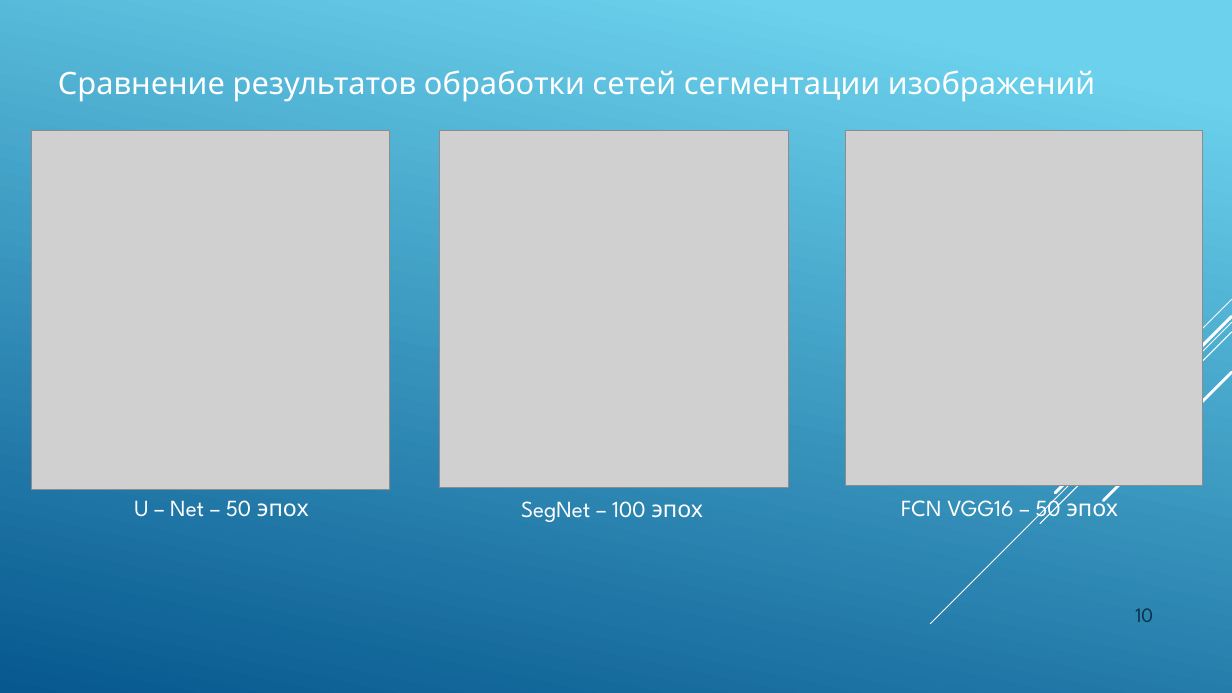
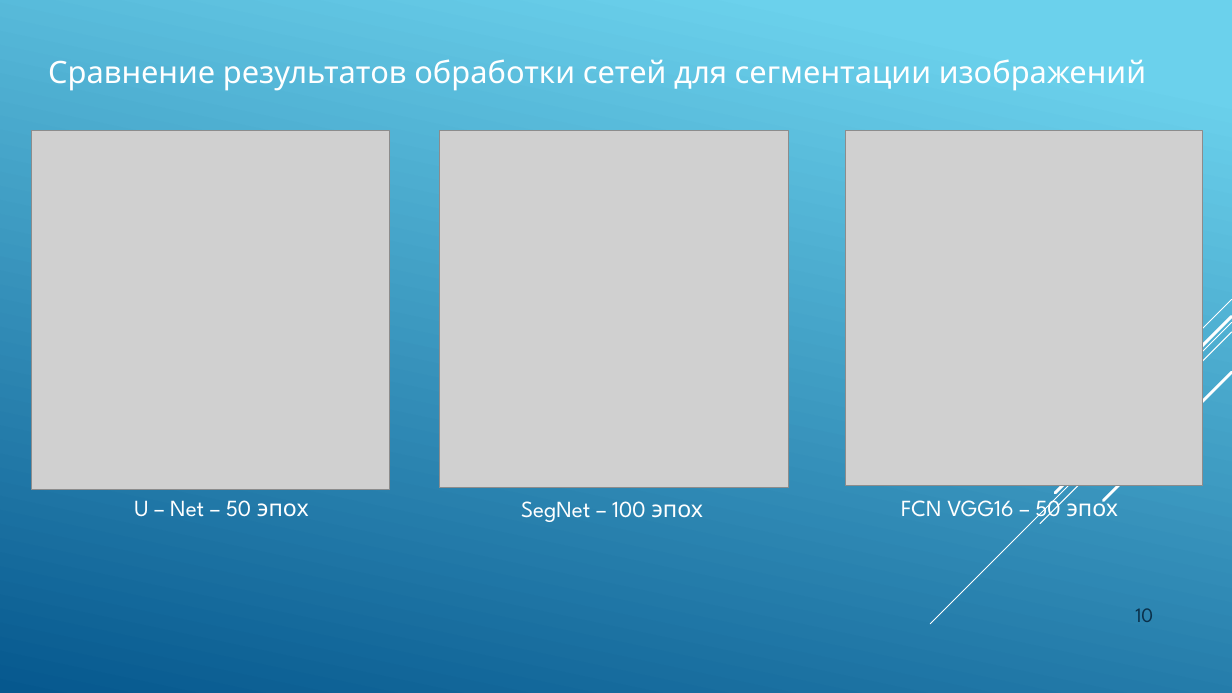
Before and after one commit to JacKira/Airbus_ship_detection, a slide deck: slide 10 of Отчет/ВКР презентация.pptx. Drawn at 1232x693 pixels with LibreOffice and Linux fonts; fonts in the diff are those of the drawing; grey boxes stand for pictures. Boxes give left, top, right and bottom in pixels: in the first picture for what was removed or moved away, otherwise in the second. Text is boxed around its words. In the diff, an @@ line names an element or a change of style, - is before the commit and + after.

```diff
--- a/Отчет/ВКР презентация.pptx
+++ b/Отчет/ВКР презентация.pptx
@@ text at <box>48,59,1146,91</box>: text changed @@
-Сравнение результатов обработки сетей сегментации изображений
+Сравнение результатов обработки сетей для сегментации изображений
```
Also in this commit, not shown: 1 other slide changed.
